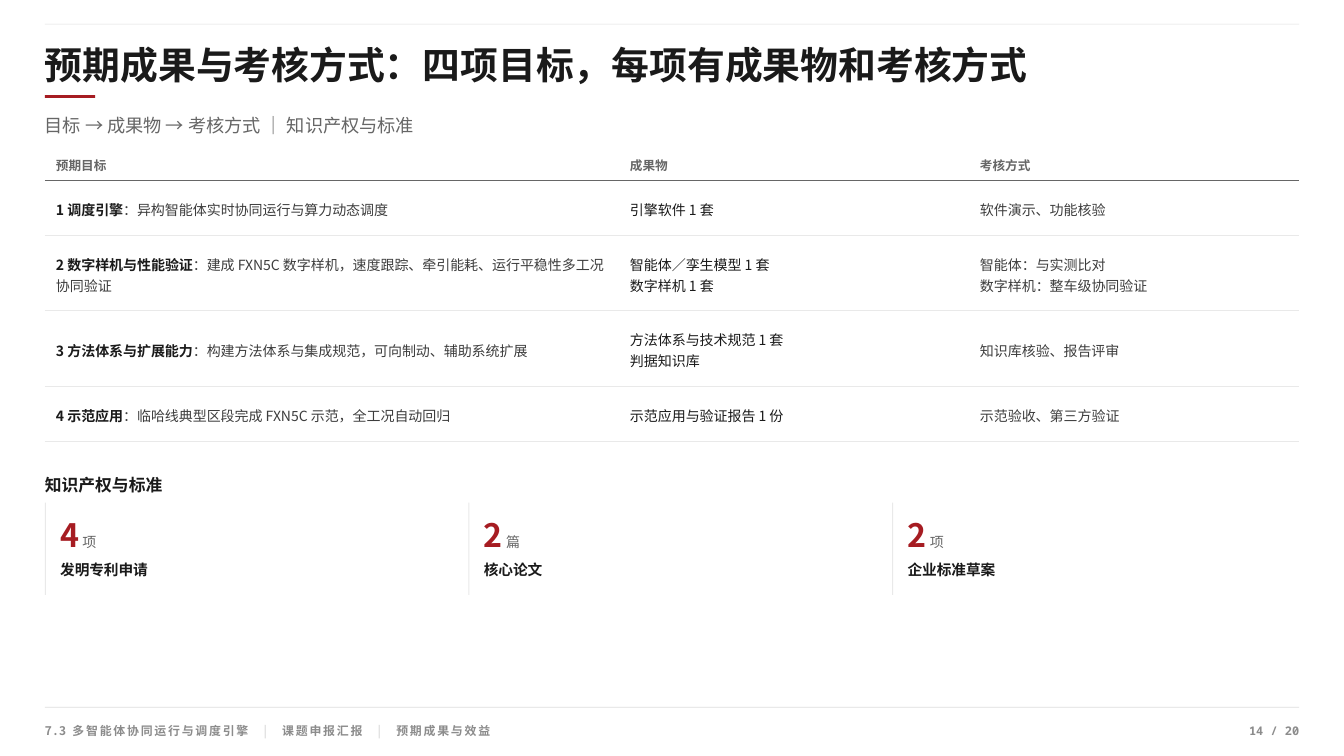
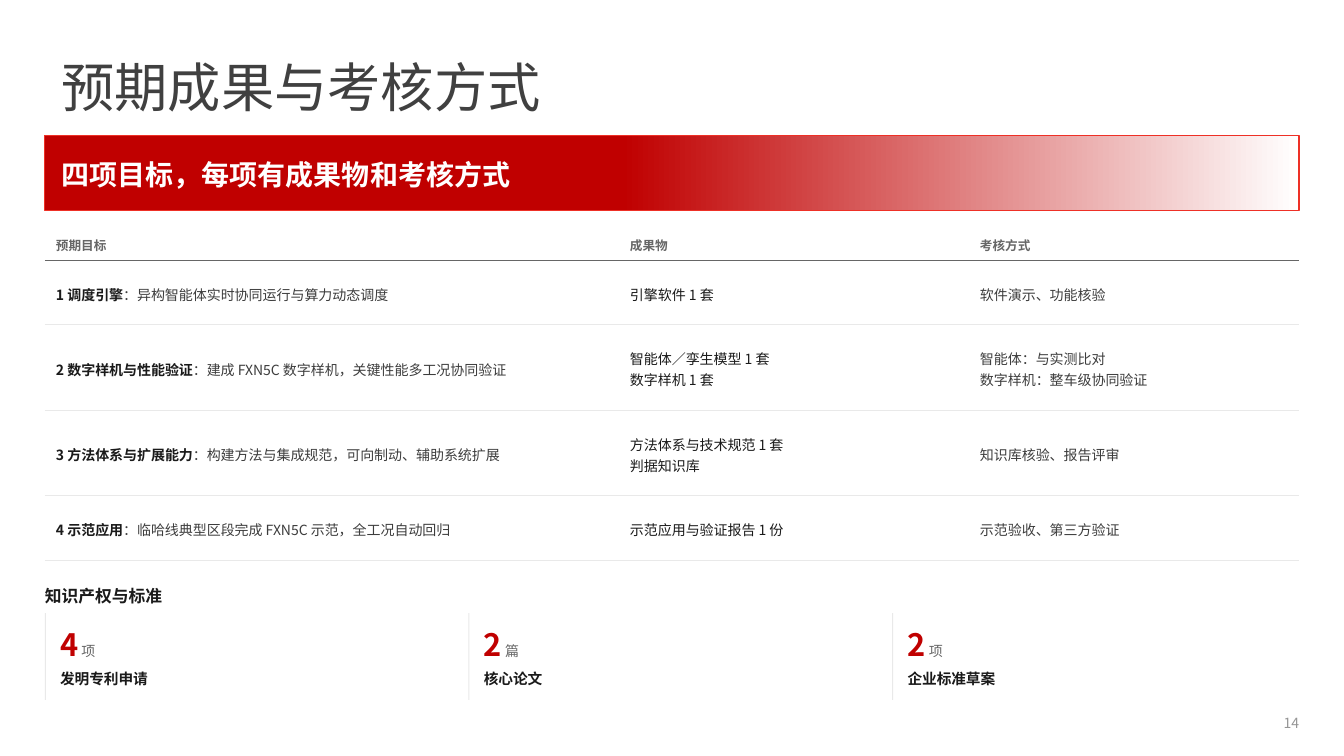
Before and after one commit to huosi012/PPT, a slide deck: slide 14 of 项目汇报PPT.pptx. Drawn at 1344x756 pixels with LibreOffice and Linux fonts; fonts in the diff are those of the drawing. Boxes give left, top, right and bottom in pixels: in the first picture for what was removed or moved away, otherwise in the second. Text is boxed around its words. In the diff, an @@ line names an element or a change of style, - is before the commit and + after.

```diff
--- a/项目汇报PPT.pptx
+++ b/项目汇报PPT.pptx
@@ text at (x1=62, y1=62, x2=541, y2=112): text changed; size 13 to 38 pt; text colour #666666 to #404040 @@
-目标 → 成果物 → 考核方式 ｜ 知识产权与标准
+预期成果与考核方式
@@ rectangle removed at (x1=44, y1=95, x2=95, y2=98) @@
@@ rectangle added at (x1=44, y1=136, x2=1299, y2=211), fill gradient #C00000 to #FFFFFF, outline #EE3026 1 pt @@
@@ text at (x1=62, y1=161, x2=511, y2=189): text changed; size 27 to 20 pt; text colour #1A1A1A to #FFFFFF @@
-预期成果与考核方式：四项目标，每项有成果物和考核方式
+四项目标，每项有成果物和考核方式
@@ 3 texts, 1 line moved together from (x1=44, y1=159, x2=1300, y2=180) to (x1=44, y1=239, x2=1300, y2=260) @@
@@ text "1 调度引擎：异构智能体实时协同运行与算力动态调度" moved from (x1=56, y1=203, x2=388, y2=217) to (x1=56, y1=288, x2=388, y2=302) @@
@@ text "引擎软件 1 套" moved from (x1=630, y1=203, x2=714, y2=216) to (x1=630, y1=288, x2=714, y2=301) @@
@@ text "软件演示、功能核验" moved from (x1=980, y1=203, x2=1106, y2=216) to (x1=980, y1=288, x2=1106, y2=301) @@
@@ line moved from (44, 311) - (1300, 311) to (44, 325) - (1300, 325) @@
@@ text "智能体／孪生模型 1 套 数字样机 1 ..." moved from (x1=630, y1=258, x2=770, y2=292) to (x1=630, y1=352, x2=770, y2=386) @@
@@ text "智能体：与实测比对 数字样机：整车级协同验证" moved from (x1=980, y1=258, x2=1147, y2=292) to (x1=980, y1=352, x2=1147, y2=386) @@
@@ text at (x1=56, y1=363, x2=506, y2=377): text changed @@
-2 数字样机与性能验证：建成 FXN5C 数字样机，速度跟踪、牵引能耗、运行平稳性多工况协同验证
+2 数字样机与性能验证：建成 FXN5C 数字样机，关键性能多工况协同验证
@@ line moved from (44, 386) - (1300, 386) to (44, 410) - (1300, 410) @@
@@ text "方法体系与技术规范 1 套 判据知识库" moved from (x1=630, y1=333, x2=783, y2=367) to (x1=630, y1=438, x2=783, y2=472) @@
@@ text "知识库核验、报告评审" moved from (x1=980, y1=344, x2=1120, y2=358) to (x1=980, y1=448, x2=1120, y2=462) @@
@@ text at (x1=56, y1=448, x2=499, y2=462): text changed @@
-3 方法体系与扩展能力：构建方法体系与集成规范，可向制动、辅助系统扩展
+3 方法体系与扩展能力：构建方法与集成规范，可向制动、辅助系统扩展
@@ line moved from (44, 442) - (1300, 442) to (44, 496) - (1300, 496) @@
@@ text "4 示范应用：临哈线典型区段完成 FXN5C 示范，全工况自动回归" moved from (x1=56, y1=409, x2=450, y2=423) to (x1=56, y1=523, x2=451, y2=537) @@
@@ text "示范应用与验证报告 1 份" moved from (x1=630, y1=409, x2=783, y2=423) to (x1=630, y1=523, x2=783, y2=537) @@
@@ text "示范验收、第三方验证" moved from (x1=980, y1=409, x2=1120, y2=422) to (x1=980, y1=523, x2=1120, y2=536) @@
@@ line moved from (44, 235) - (1300, 235) to (44, 561) - (1300, 561) @@
@@ 7 texts moved together from (x1=45, y1=476, x2=996, y2=577) to (x1=45, y1=587, x2=996, y2=686) @@
@@ rectangle resized from (x1=892, y1=503, x2=893, y2=596) to (x1=44, y1=613, x2=45, y2=700) @@
@@ text "4 项" at (x1=60, y1=633, x2=95, y2=657): size 23 to 22 pt, text colour #A61C22 to #C00000 in "4"; line spacing 29pt to 27.5pt @@
@@ rectangle resized from (x1=44, y1=503, x2=45, y2=596) to (x1=469, y1=613, x2=470, y2=700) @@
@@ text "2 篇" at (x1=484, y1=632, x2=519, y2=657): size 23 to 22 pt, text colour #A61C22 to #C00000 in "2"; line spacing 29pt to 27.5pt @@
@@ rectangle resized from (x1=469, y1=503, x2=470, y2=596) to (x1=892, y1=613, x2=893, y2=700) @@
@@ text "2 项" at (x1=908, y1=632, x2=943, y2=657): size 23 to 22 pt, text colour #A61C22 to #C00000 in "2"; line spacing 29pt to 27.5pt @@
@@ rectangle removed at (x1=44, y1=707, x2=1299, y2=708) @@
@@ text at (x1=1284, y1=718, x2=1300, y2=728): text changed; size 8.5 to 10 pt; font Noto Sans Mono to Noto Sans CJK SC; text colour #8C8C8C to #959595; bold off @@
-14 / 20
+14
@@ text removed at (x1=45, y1=725, x2=490, y2=736) @@
-7.3 多智能体协同运行与调度引擎 | 课题申报汇报 | 预期成果与效益
```
Also in this commit, not shown: 19 other slides changed, 40 other files.
